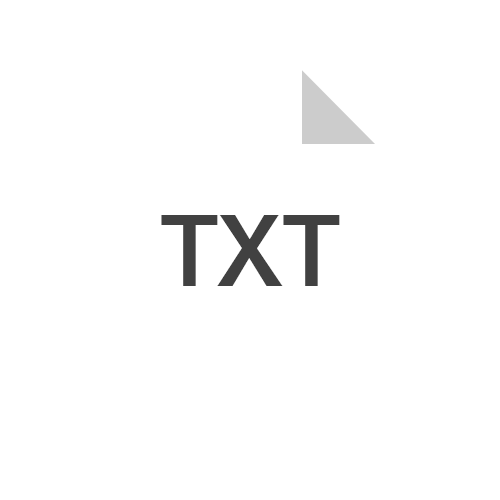
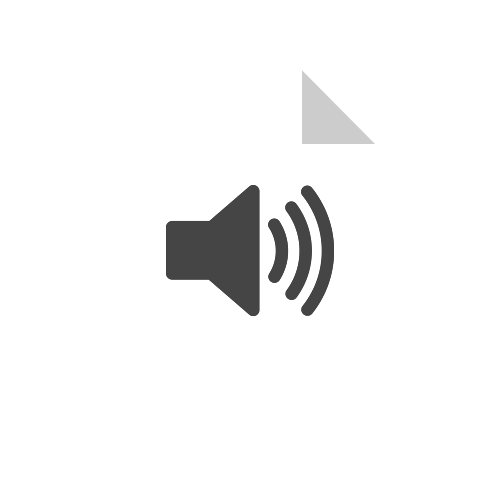
Layers edited between the first and the second (500, 500) image:
added layer "Layer 2" above "DOC" over [166, 185, 334, 316]
renamed "TXT" to "DOC", hid it, painted on it over [161, 215, 340, 288]
